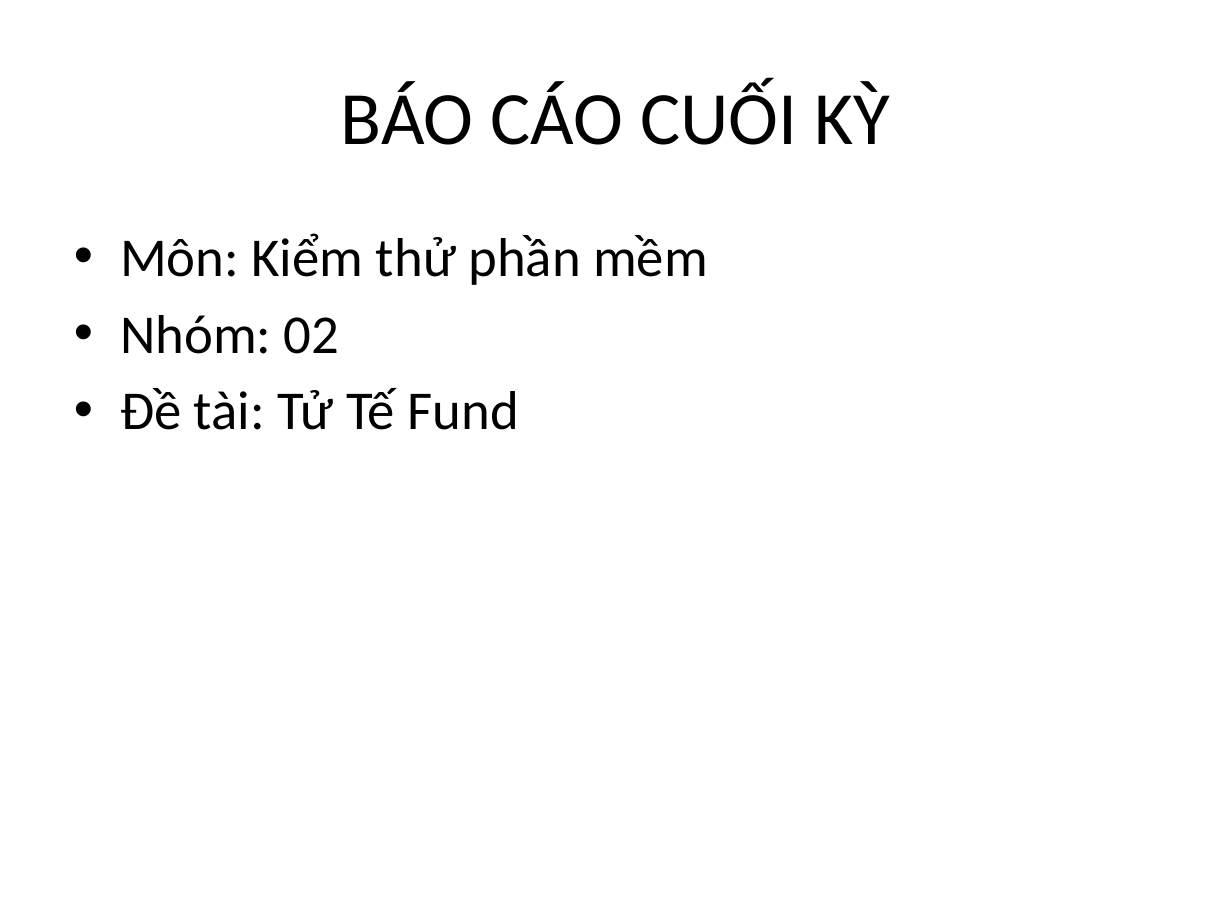
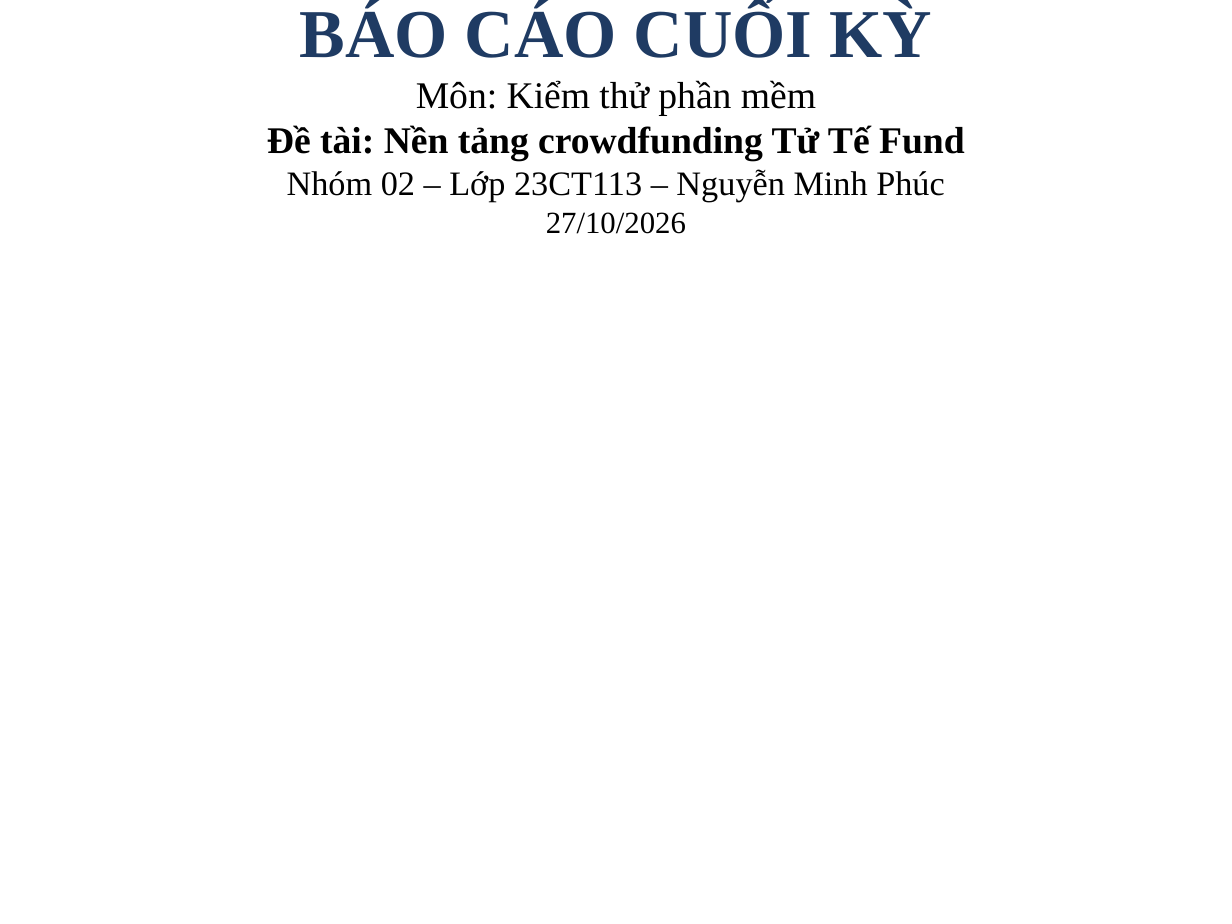
Before and after one commit to Escanor292/test, a slide deck: slide 1 of 23CT113_Nhom02_NenTangCrowdfunding(TuTeFund)/Word+ppt Báo Cáo/Ppt Báo cáo Nhóm 2 - 23CT113.pptx. Drawn at 1232x924 pixels with LibreOffice and Linux fonts; fonts in the diff are those of the drawing. Boxes give left, top, right and bottom in pixels: in the first picture for what was removed or moved away, otherwise in the second. Text is boxed around its words. In the diff, an @@ line names an element or a change of style, - is before the commit and + after.

```diff
--- a/23CT113_Nhom02_NenTangCrowdfunding(TuTeFund)/Word+ppt Báo Cáo/Ppt Báo cáo Nhóm 2 - 23CT113.pptx
+++ b/23CT113_Nhom02_NenTangCrowdfunding(TuTeFund)/Word+ppt Báo Cáo/Ppt Báo cáo Nhóm 2 - 23CT113.pptx
@@ title at bbox=[300, 3, 932, 58]: size 44 to 40 pt, font Calibri to Times New Roman, text colour #000000 to #1F3B63, bold on in "BÁO CÁO CUỐI KỲ" @@
@@ title at bbox=[267, 80, 965, 234]: paragraphs added @@
+Môn: Kiểm thử phần mềm
+Đề tài: Nền tảng crowdfunding Tử Tế Fund
+Nhóm 02 – Lớp 23CT113 – Nguyễn Minh Phúc
+27/10/2026
@@ text removed at bbox=[120, 233, 708, 430] @@
-• Môn: Kiểm thử phần mềm
-• Nhóm: 02
-• Đề tài: Tử Tế Fund
```
Also in this commit, not shown: 10 slides added, 5 slides removed, 4 other files.
